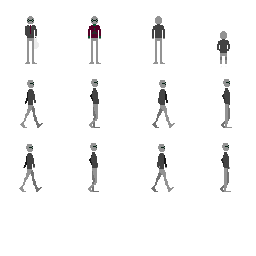
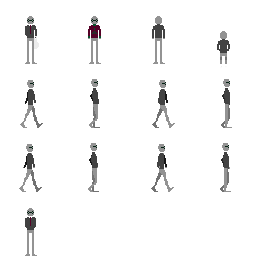
Layer changes from the first 256x256 image to the second:
painted on "Layer" over left=25, top=208, right=37, bottom=256
